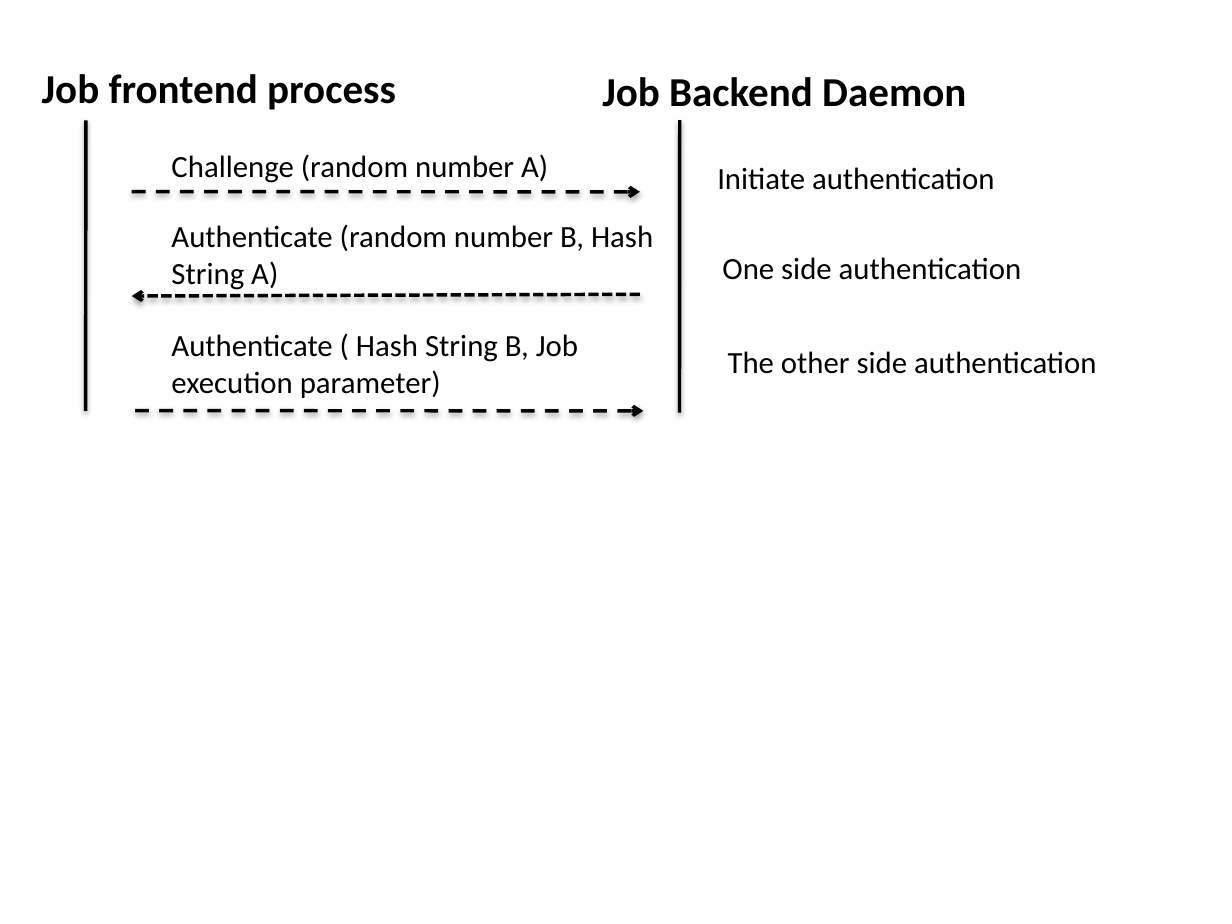
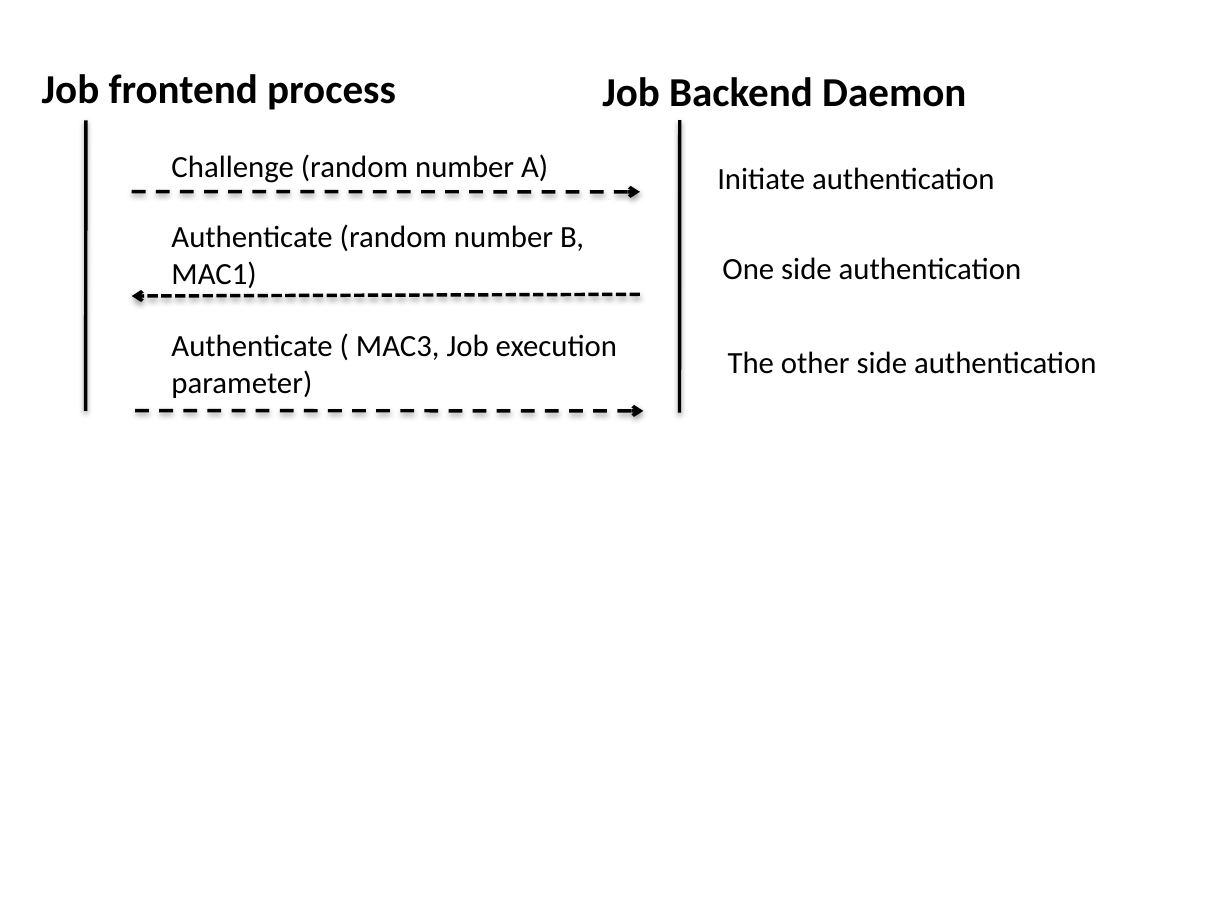
Before and after one commit to hexi111/xxh2229, a slide deck: slide 9 of latex/project-pj/figure.pptx. Drawn at 1232x924 pixels with LibreOffice and Linux fonts; fonts in the diff are those of the drawing. Boxes give left, top, right and bottom in pixels: in the first picture for what was removed or moved away, otherwise in the second. Text is boxed around its words. In the diff, an @@ line names an element or a change of style, - is before the commit and + after.

```diff
--- a/latex/project-pj/figure.pptx
+++ b/latex/project-pj/figure.pptx
@@ text at (x1=171, y1=224, x2=584, y2=288): text changed @@
-Authenticate (random number B, Hash String A)
+Authenticate (random number B, MAC1)
@@ text at (x1=171, y1=334, x2=617, y2=398): text changed @@
-Authenticate ( Hash String B, Job execution parameter)
+Authenticate ( MAC3, Job execution parameter)
```
Also in this commit, not shown: 1 other slide changed, 1 slide added, 31 other files.
